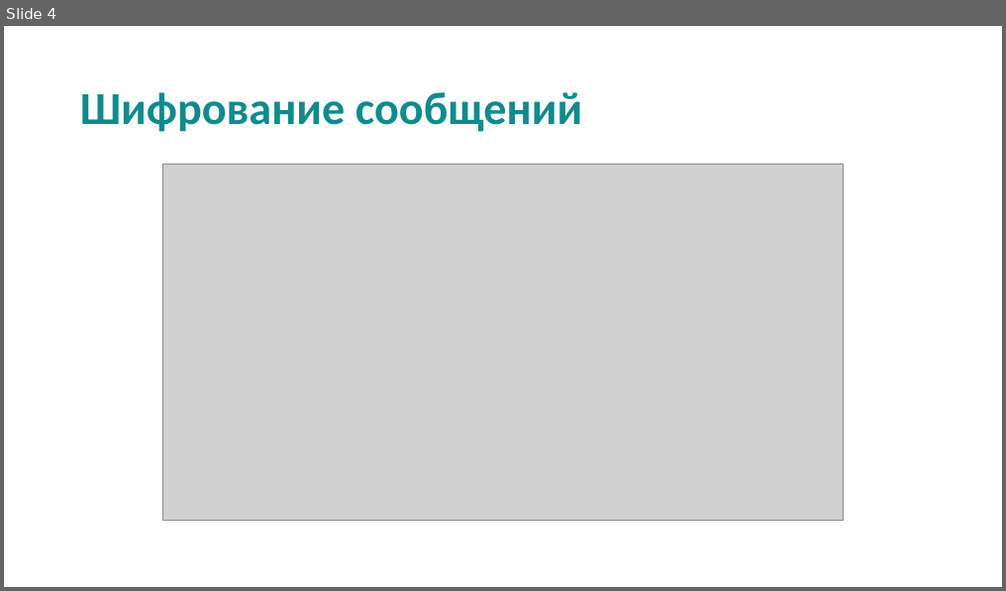
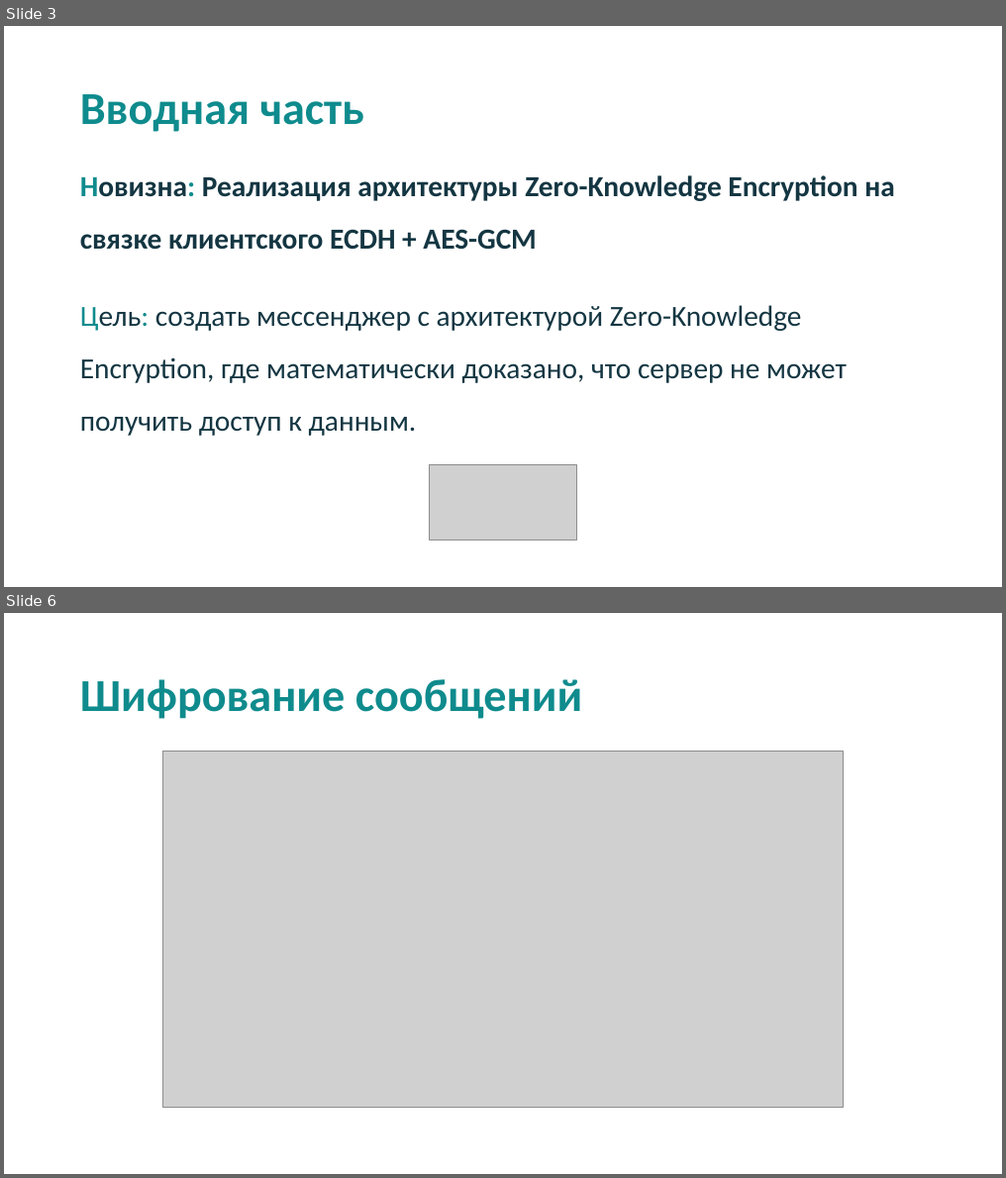
Before and after one commit to Nak1i1/Naki, a slide deck: Мессенджер Naki.pptx. Shown one above the other, each under a label of ours: slide 4 before the commit, slides 3 and 6 after it; the slides between them are not shown. The pictures are 1006x591 and 1006x1178 pixels, drawn with LibreOffice and Linux fonts; fonts in the diff are those of the drawing; grey boxes stand for pictures. Boxes give left, top, right and bottom in pixels: in the first picture for what was removed or moved away, otherwise in the second. Text is boxed around its words. In the diff, an @@ line names an element or a change of style, - is before the commit and + after.

```diff
--- a/Мессенджер Naki.pptx
+++ b/Мессенджер Naki.pptx
@@ slide 3 added at box(4, 26, 1002, 587), background #FFFFFF @@
@@ title added at box(80, 94, 364, 132), 44 pt, text #0F8B8D, bold @@
+Вводная часть
@@ text added at box(80, 175, 895, 436), 28 pt, text #143642 @@
+Новизна: Реализация архитектуры Zero-Knowledge Encryption на связке клиентского ECDH + AES-GCM
+Цель: создать мессенджер с архитектурой Zero-Knowledge Encryption, где математически доказано, что сервер не может получить доступ к данным.
@@ picture added at box(430, 465, 576, 541) @@
@@ what was slide 4 is now slide 6 @@
```
Also in this commit, not shown: 6 slides changed, 1 other slide added, 5 other files.
